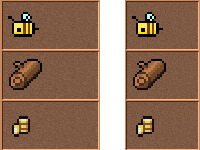
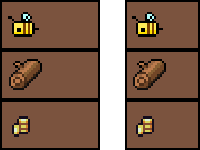
Layer changes from the first 200×150 image to the second:
added layer "图层 7" above "图层 6" over bbox(125, 0, 200, 150)
added layer "图层 6" above "图层 2" over bbox(0, 0, 100, 150)
